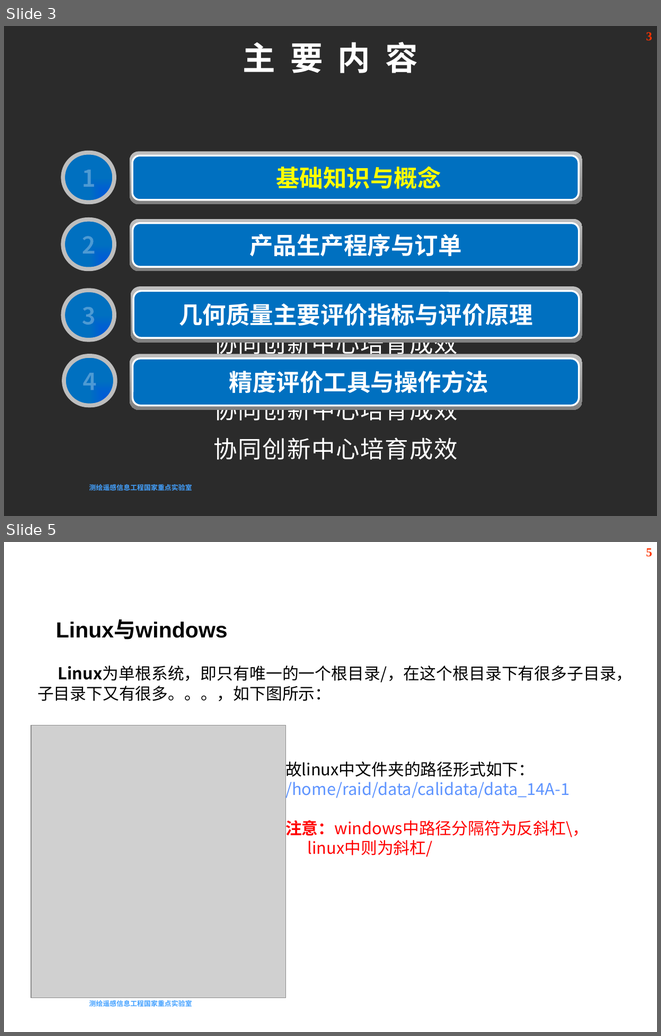
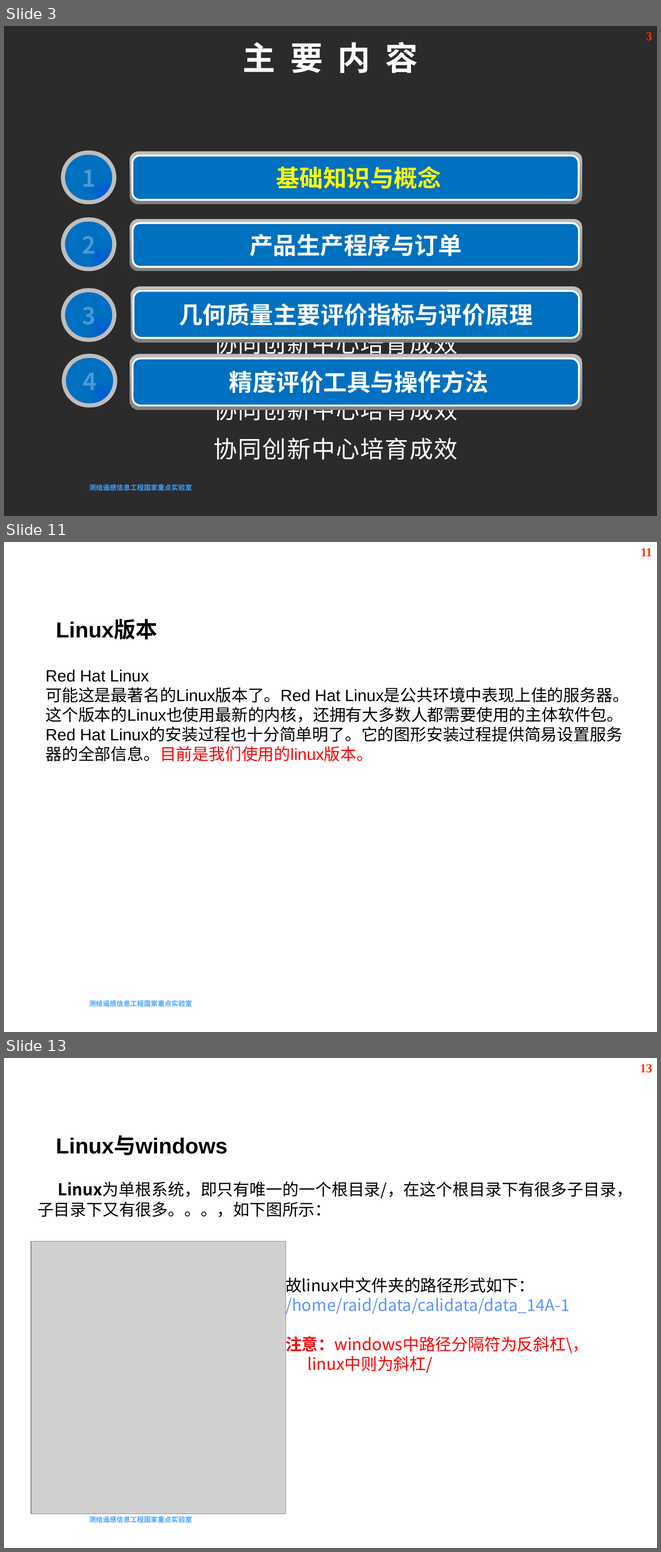
Before and after one commit to sugeryao/RSONE-Train-Material, a slide deck: 小组培训材料4--jzp.pptx. Shown one above the other, each under a label of ours: slides 3 and 5 before the commit, slides 3, 11 and 13 after it; the slides between them are not shown. The pictures are 661x1036 and 661x1552 pixels, drawn with LibreOffice and Linux fonts; fonts in the diff are those of the drawing; grey boxes stand for pictures; background and template pictures are left out; a plain dark background stands for a picture behind light text. Boxes give left, top, right and bottom in pixels: in the first picture for what was removed or moved away, otherwise in the second. Text is boxed around its words. In the diff, an @@ line names an element or a change of style, - is before the commit and + after.

```diff
--- a/小组培训材料4--jzp.pptx
+++ b/小组培训材料4--jzp.pptx
@@ slide 11 added at [4,542,657,1032], background picture (left out); not listed: 2 template elements that a slide beside it also shows @@
@@ text added at [4,544,657,597], 32 pt, text #FFFFFF, bold @@
+基础知识与概念
@@ text added at [56,620,158,640], 24 pt, text #000000, bold @@
+  Linux版本
@@ text added at [45,669,629,761], 18 pt, text #000000 @@
+Red Hat Linux
+可能这是最著名的Linux版本了。Red Hat Linux是公共环境中表现上佳的服务器。这个版本的Linux也使用最新的内核，还拥有大多数人都需要使用的主体软件包。
+Red Hat Linux的安装过程也十分简单明了。它的图形安装过程提供简易设置服务器的全部信息。目前是我们使用的linux版本。
@@ what was slide 5 is now slide 13 @@
@@ page number at [640,1064,652,1073]: text changed @@
-5
+13
```
Also in this commit, not shown: 3 slides changed, 8 other slides added.
